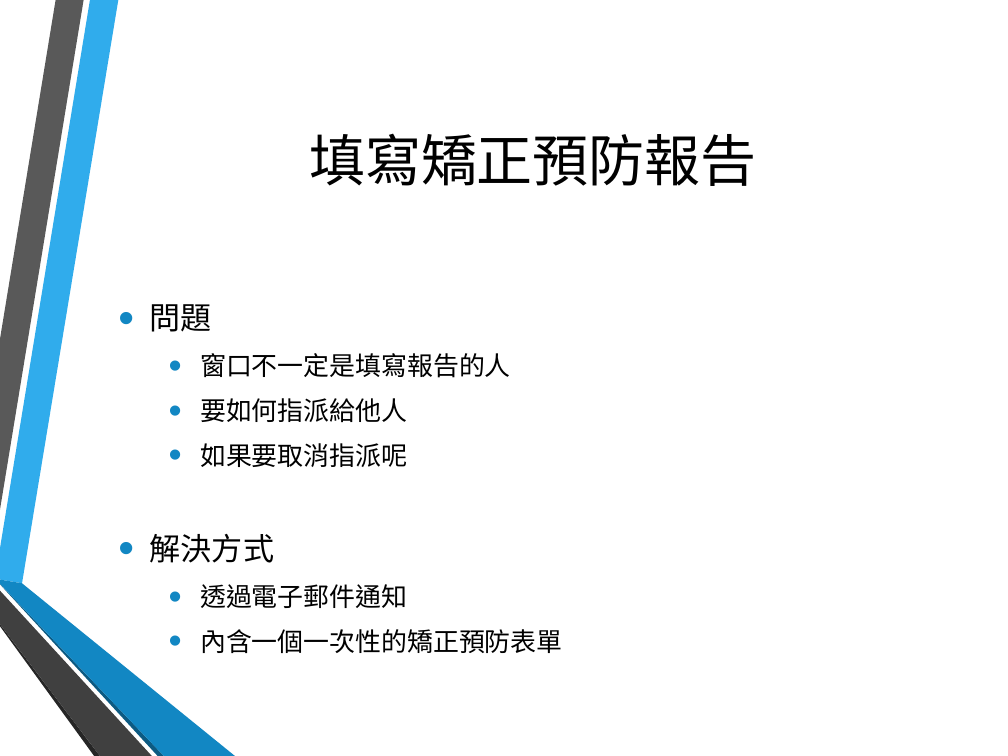
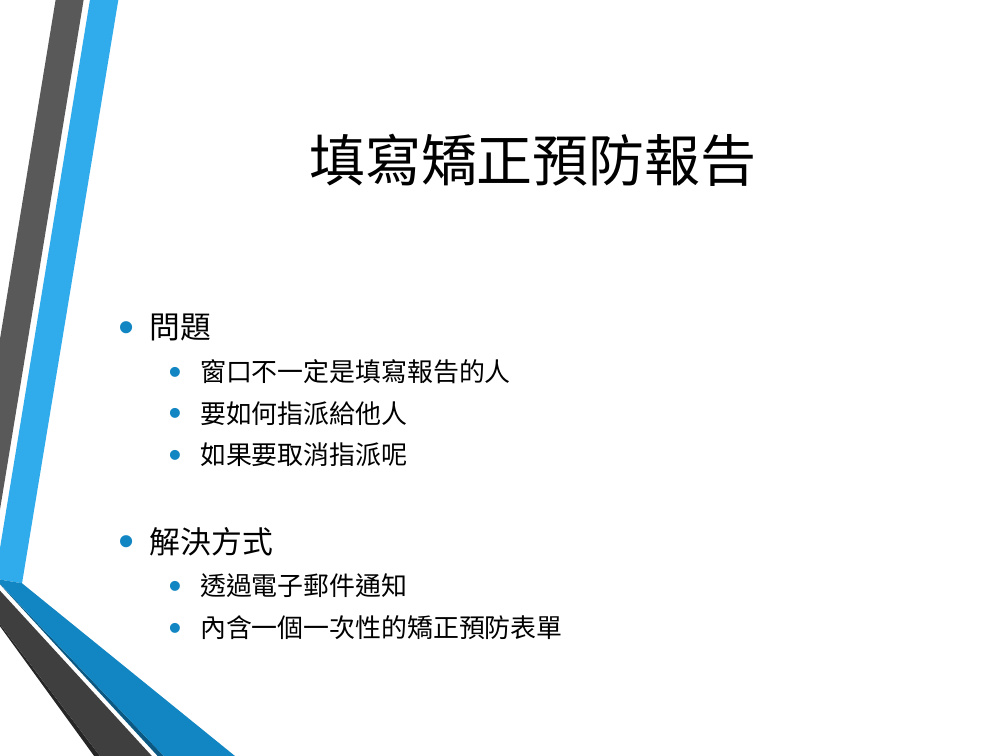
Before and after one commit to hsinewu/pia, a slide deck: slide 16 of Contest/FinalPresentation.pptx (slide 13 before the commit). Drawn at 1008x756 pixels with LibreOffice and Linux fonts; fonts in the diff are those of the drawing; background and template pictures are left out. Boxes give left, top, right and bottom in pixels: in the first picture for what was removed or moved away, otherwise in the second. Text is boxed around its words. In the diff, an @@ line names an element or a change of style, - is before the commit and + after.

```diff
--- a/Contest/FinalPresentation.pptx
+++ b/Contest/FinalPresentation.pptx
@@ text "問題" at [150,313,562,639]: size 22.2 to 22 pt in "問題", "解決方式"; font Noto Sans CJK SC to Arial; line spacing 1 to 0.9; less space between paragraphs; bullet colour #1287C3 to #1186C3; more space between paragraphs @@
@@ freeform shape at [0,580,235,756]: fill #1287C3 to #1186C3 @@
```
Also in this commit, not shown: 11 other slides changed, 7 slides added, 4 slides removed.
